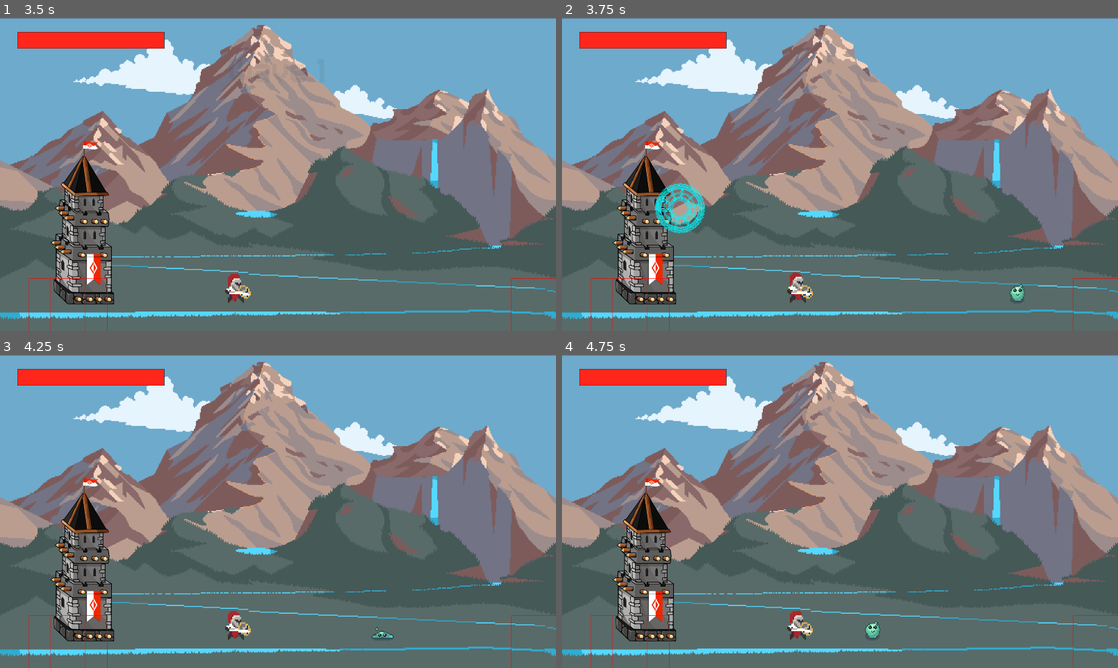
Above: before the commit, frames 1-4 (two rows, left to right).
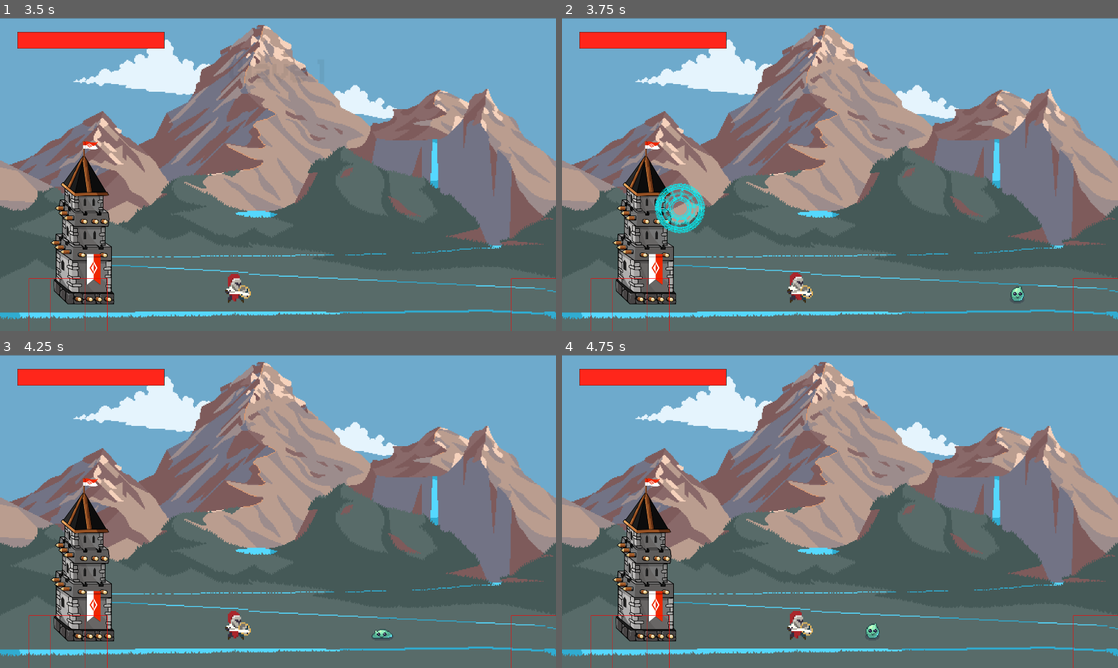
Above: after the commit, the same moments.

Repository: AlexandreBasei/dynamic_defense
Game: Godot game, scene res://scenes/main.tscn
The game is run twice, just before and just after one commit, with the same random seed, the same clock (stepped at 60 frames per second) and the same inputs.
Inputs (mouse positions are in pixels of both pictures, inside the frame that each line leads up to):
- Up to frame 1 (3.5 s): click "Play" at 0.5 s; move the mouse to (400, 158) at 1.27 s; click (400, 158) at 1.35 s; drag from (166, 190) to (83, 230) at 2.02 s; move the mouse to (333, 105) at 2.77 s; click (333, 105) at 2.85 s
- Up to frame 2 (3.75 s): drag from (812, 237) to (673, 127) at 3.52 s
- Up to frame 3 (4.25 s): no input
- Up to frame 4 (4.75 s): move the mouse to (1006, 558) at 4.27 s; click (1006, 558) at 4.35 s

Frame 1 is identical in both runs. In frame 2, less than 0.1% of the frame differs, in the area x 80-84%, y 85-91%; in frame 3, less than 0.1%; in frame 4, less than 0.1%.

Commit message:
animation slime

Diff:
--- a/scenes/mobs/slime_1.tscn
+++ b/scenes/mobs/slime_1.tscn
@@ -1,8 +1,74 @@
-[gd_scene load_steps=21 format=3 uid="uid://b4mkl6u0vblie"]
+[gd_scene load_steps=39 format=3 uid="uid://b4mkl6u0vblie"]
 
 [ext_resource type="Script" uid="uid://buy5hehm6mifu" path="res://scenes/mobs/mobs.gd" id="1_7ijvq"]
 [ext_resource type="Texture2D" uid="uid://b783of3i1v0e7" path="res://art/mobs/Slime1/With_shadow/Slime1_Idle_with_shadow.png" id="1_8sdnu"]
+[ext_resource type="Texture2D" uid="uid://dtbiorvjq13ac" path="res://art/mobs/Slime1/Parts/Slime1_Death_body.png" id="2_ddamu"]
+[ext_resource type="Texture2D" uid="uid://db41svxdx44hh" path="res://art/mobs/Slime1/Parts/Slime1_Attack_body.png" id="2_vs0ea"]
 [ext_resource type="Texture2D" uid="uid://b2d41erajity2" path="res://art/mobs/Slime1/With_shadow/Slime1_Walk_with_shadow.png" id="3_ubyqn"]
+
+[sub_resource type="AtlasTexture" id="AtlasTexture_k23pf"]
+atlas = ExtResource("2_vs0ea")
+region = Rect2(0, 0, 64, 64)
+
+[sub_resource type="AtlasTexture" id="AtlasTexture_p2baf"]
+atlas = ExtResource("2_vs0ea")
+region = Rect2(64, 0, 64, 64)
+
+[sub_resource type="AtlasTexture" id="AtlasTexture_1k3hl"]
+atlas = ExtResource("2_vs0ea")
+region = Rect2(128, 0, 64, 64)
+
+[sub_resource type="AtlasTexture" id="AtlasTexture_umgf0"]
+atlas = ExtResource("2_vs0ea")
+region = Rect2(192, 0, 64, 64)
+
+[sub_resource type="AtlasTexture" id="AtlasTexture_icb14"]
+atlas = ExtResource("2_vs0ea")
+region = Rect2(128, 0, 64, 64)
+
+[sub_resource type="AtlasTexture" id="AtlasTexture_geq6s"]
+atlas = ExtResource("2_vs0ea")
+region = Rect2(64, 0, 64, 64)
+
+[sub_resource type="AtlasTexture" id="AtlasTexture_f21l5"]
+atlas = ExtResource("2_vs0ea")
+region = Rect2(0, 0, 64, 64)
+
+[sub_resource type="AtlasTexture" id="AtlasTexture_ddamu"]
+atlas = ExtResource("2_ddamu")
+region = Rect2(0, 0, 64, 64)
+
+[sub_resource type="AtlasTexture" id="AtlasTexture_vs0ea"]
+atlas = ExtResource("2_ddamu")
+region = Rect2(64, 0, 64, 64)
+
+[sub_resource type="AtlasTexture" id="AtlasTexture_ur6kk"]
+atlas = ExtResource("2_ddamu")
+region = Rect2(128, 0, 64, 64)
+
+[sub_resource type="AtlasTexture" id="AtlasTexture_y37ds"]
+atlas = ExtResource("2_ddamu")
+region = Rect2(192, 0, 64, 64)
+
+[sub_resource type="AtlasTexture" id="AtlasTexture_octde"]
+atlas = ExtResource("2_ddamu")
+region = Rect2(256, 0, 64, 64)
+
+[sub_resource type="AtlasTexture" id="AtlasTexture_x1oey"]
+atlas = ExtResource("2_ddamu")
+region = Rect2(320, 0, 64, 64)
+
+[sub_resource type="AtlasTexture" id="AtlasTexture_jhsls"]
+atlas = ExtResource("2_ddamu")
+region = Rect2(384, 0, 64, 64)
+
+[sub_resource type="AtlasTexture" id="AtlasTexture_eccnc"]
+atlas = ExtResource("2_ddamu")
+region = Rect2(448, 0, 64, 64)
+
+[sub_resource type="AtlasTexture" id="AtlasTexture_hgcjq"]
+atlas = ExtResource("2_ddamu")
+region = Rect2(512, 0, 64, 64)
 
 [sub_resource type="AtlasTexture" id="AtlasTexture_7ijvq"]
 atlas = ExtResource("1_8sdnu")
@@ -62,6 +128,64 @@
 
 [sub_resource type="SpriteFrames" id="SpriteFrames_sn3qh"]
 animations = [{
+"frames": [{
+"duration": 1.0,
+"texture": SubResource("AtlasTexture_k23pf")
+}, {
+"duration": 1.0,
+"texture": SubResource("AtlasTexture_p2baf")
+}, {
+"duration": 1.0,
+"texture": SubResource("AtlasTexture_1k3hl")
+}, {
+"duration": 1.0,
+"texture": SubResource("AtlasTexture_umgf0")
+}, {
+"duration": 1.0,
+"texture": SubResource("AtlasTexture_icb14")
+}, {
+"duration": 1.0,
+"texture": SubResource("AtlasTexture_geq6s")
+}, {
+"duration": 1.0,
+"texture": SubResource("AtlasTexture_f21l5")
+}],
+"loop": false,
+"name": &"attack",
+"speed": 5.0
+}, {
+"frames": [{
+"duration": 0.2,
+"texture": SubResource("AtlasTexture_ddamu")
+}, {
+"duration": 0.2,
+"texture": SubResource("AtlasTexture_vs0ea")
+}, {
+"duration": 0.2,
+"texture": SubResource("AtlasTexture_ur6kk")
+}, {
+"duration": 0.2,
+"texture": SubResource("AtlasTexture_y37ds")
+}, {
+"duration": 0.2,
+"texture": SubResource("AtlasTexture_octde")
+}, {
+"duration": 0.2,
+"texture": SubResource("AtlasTexture_x1oey")
+}, {
+"duration": 0.2,
+"texture": SubResource("AtlasTexture_jhsls")
+}, {
+"duration": 0.2,
+"texture": SubResource("AtlasTexture_eccnc")
+}, {
+"duration": 0.2,
+"texture": SubResource("AtlasTexture_hgcjq")
+}],
+"loop": false,
+"name": &"death",
+"speed": 5.0
+}, {
 "frames": [{
 "duration": 1.0,
 "texture": SubResource("AtlasTexture_7ijvq")
@@ -131,9 +255,10 @@
 [node name="AnimatedSprite2D" type="AnimatedSprite2D" parent="."]
 texture_filter = 1
 sprite_frames = SubResource("SpriteFrames_sn3qh")
-animation = &"moving"
+animation = &"attack"
 autoplay = "moving"
-frame_progress = 0.8543152
+frame = 6
+frame_progress = 1.0
 
 [node name="CollisionShape2D" type="CollisionShape2D" parent="."]
 shape = SubResource("CapsuleShape2D_8sdnu")
--- a/scenes/mobs/slime_2.tscn
+++ b/scenes/mobs/slime_2.tscn
@@ -1,7 +1,98 @@
-[gd_scene load_steps=14 format=3 uid="uid://bm585jy0sxsa4"]
+[gd_scene load_steps=39 format=3 uid="uid://bm585jy0sxsa4"]
 
 [ext_resource type="Script" uid="uid://buy5hehm6mifu" path="res://scenes/mobs/mobs.gd" id="1_ypwvt"]
 [ext_resource type="Texture2D" uid="uid://bmlkrsy0o5al1" path="res://art/mobs/Slime2/With_shadow/Slime2_Walk_with_shadow.png" id="2_u3t3y"]
+[ext_resource type="Texture2D" uid="uid://btqvhg1n6ows" path="res://art/mobs/Slime2/Parts/Slime2_Death_body.png" id="2_ypwvt"]
+[ext_resource type="Texture2D" uid="uid://b46ve7t8533jj" path="res://art/mobs/Slime2/Parts/Slime2_Hurt_body.png" id="3_wemqa"]
+[ext_resource type="Texture2D" uid="uid://bpp700djos1o2" path="res://art/mobs/Slime2/Parts/Slime2_Hurt.png" id="4_i1fr3"]
+
+[sub_resource type="AtlasTexture" id="AtlasTexture_wn6um"]
+atlas = ExtResource("2_ypwvt")
+region = Rect2(0, 0, 64, 64)
+
+[sub_resource type="AtlasTexture" id="AtlasTexture_gpjgs"]
+atlas = ExtResource("2_ypwvt")
+region = Rect2(64, 0, 64, 64)
+
+[sub_resource type="AtlasTexture" id="AtlasTexture_g61uk"]
+atlas = ExtResource("2_ypwvt")
+region = Rect2(128, 0, 64, 64)
+
+[sub_resource type="AtlasTexture" id="AtlasTexture_3cf5r"]
+atlas = ExtResource("2_ypwvt")
+region = Rect2(64, 0, 64, 64)
+
+[sub_resource type="AtlasTexture" id="AtlasTexture_qmkl1"]
+atlas = ExtResource("2_ypwvt")
+region = Rect2(0, 0, 64, 64)
+
+[sub_resource type="AtlasTexture" id="AtlasTexture_sdf1c"]
+atlas = ExtResource("2_ypwvt")
+region = Rect2(0, 0, 64, 64)
+
+[sub_resource type="AtlasTexture" id="AtlasTexture_nnx6l"]
+atlas = ExtResource("2_ypwvt")
+region = Rect2(64, 0, 64, 64)
+
+[sub_resource type="AtlasTexture" id="AtlasTexture_vqiqf"]
+atlas = ExtResource("2_ypwvt")
+region = Rect2(128, 0, 64, 64)
+
+[sub_resource type="AtlasTexture" id="AtlasTexture_e88mp"]
+atlas = ExtResource("2_ypwvt")
+region = Rect2(192, 0, 64, 64)
+
+[sub_resource type="AtlasTexture" id="AtlasTexture_ib6es"]
+atlas = ExtResource("2_ypwvt")
+region = Rect2(256, 0, 64, 64)
+
+[sub_resource type="AtlasTexture" id="AtlasTexture_b4seg"]
+atlas = ExtResource("2_ypwvt")
+region = Rect2(320, 0, 64, 64)
+
+[sub_resource type="AtlasTexture" id="AtlasTexture_8g1gq"]
+atlas = ExtResource("2_ypwvt")
+region = Rect2(384, 0, 64, 64)
+
+[sub_resource type="AtlasTexture" id="AtlasTexture_lc0s8"]
+atlas = ExtResource("2_ypwvt")
+region = Rect2(448, 0, 64, 64)
+
+[sub_resource type="AtlasTexture" id="AtlasTexture_oclfh"]
+atlas = ExtResource("2_ypwvt")
+region = Rect2(512, 0, 64, 64)
+
+[sub_resource type="AtlasTexture" id="AtlasTexture_b3e5w"]
+atlas = ExtResource("3_wemqa")
+region = Rect2(0, 0, 64, 64)
+
+[sub_resource type="AtlasTexture" id="AtlasTexture_5cyfy"]
+atlas = ExtResource("3_wemqa")
+region = Rect2(64, 0, 64, 64)
+
+[sub_resource type="AtlasTexture" id="AtlasTexture_0op1a"]
+atlas = ExtResource("4_i1fr3")
+region = Rect2(64, 0, 64, 64)
+
+[sub_resource type="AtlasTexture" id="AtlasTexture_2ut2f"]
+atlas = ExtResource("3_wemqa")
+region = Rect2(128, 0, 64, 64)
+
+[sub_resource type="AtlasTexture" id="AtlasTexture_52ygu"]
+atlas = ExtResource("4_i1fr3")
+region = Rect2(128, 0, 64, 64)
+
+[sub_resource type="AtlasTexture" id="AtlasTexture_qxh48"]
+atlas = ExtResource("3_wemqa")
+region = Rect2(192, 0, 64, 64)
+
+[sub_resource type="AtlasTexture" id="AtlasTexture_20q15"]
+atlas = ExtResource("4_i1fr3")
+region = Rect2(192, 0, 64, 64)
+
+[sub_resource type="AtlasTexture" id="AtlasTexture_4omtt"]
+atlas = ExtResource("3_wemqa")
+region = Rect2(256, 0, 64, 64)
 
 [sub_resource type="AtlasTexture" id="AtlasTexture_ypwvt"]
 atlas = ExtResource("2_u3t3y")
@@ -37,6 +128,87 @@
 
 [sub_resource type="SpriteFrames" id="SpriteFrames_sdf1c"]
 animations = [{
+"frames": [{
+"duration": 1.0,
+"texture": SubResource("AtlasTexture_wn6um")
+}, {
+"duration": 1.0,
+"texture": SubResource("AtlasTexture_gpjgs")
+}, {
+"duration": 1.0,
+"texture": SubResource("AtlasTexture_g61uk")
+}, {
+"duration": 1.0,
+"texture": SubResource("AtlasTexture_3cf5r")
+}, {
+"duration": 1.0,
+"texture": SubResource("AtlasTexture_qmkl1")
+}],
+"loop": true,
+"name": &"attack",
+"speed": 5.0
+}, {
+"frames": [{
+"duration": 0.2,
+"texture": SubResource("AtlasTexture_sdf1c")
+}, {
+"duration": 0.2,
+"texture": SubResource("AtlasTexture_nnx6l")
+}, {
+"duration": 0.2,
+"texture": SubResource("AtlasTexture_vqiqf")
+}, {
+"duration": 0.2,
+"texture": SubResource("AtlasTexture_e88mp")
+}, {
+"duration": 0.2,
+"texture": SubResource("AtlasTexture_ib6es")
+}, {
+"duration": 0.2,
+"texture": SubResource("AtlasTexture_b4seg")
+}, {
+"duration": 0.2,
+"texture": SubResource("AtlasTexture_8g1gq")
+}, {
+"duration": 0.2,
+"texture": SubResource("AtlasTexture_lc0s8")
+}, {
+"duration": 0.2,
+"texture": SubResource("AtlasTexture_oclfh")
+}],
+"loop": false,
+"name": &"death",
+"speed": 5.0
+}, {
+"frames": [{
+"duration": 1.0,
+"texture": SubResource("AtlasTexture_b3e5w")
+}, {
+"duration": 1.0,
+"texture": SubResource("AtlasTexture_5cyfy")
+}, {
+"duration": 1.0,
+"texture": SubResource("AtlasTexture_0op1a")
+}, {
+"duration": 1.0,
+"texture": SubResource("AtlasTexture_2ut2f")
+}, {
+"duration": 1.0,
+"texture": SubResource("AtlasTexture_52ygu")
+}, {
+"duration": 1.0,
+"texture": SubResource("AtlasTexture_qxh48")
+}, {
+"duration": 1.0,
+"texture": SubResource("AtlasTexture_20q15")
+}, {
+"duration": 1.0,
+"texture": SubResource("AtlasTexture_4omtt")
+}],
+"loop": false,
+"name": &"hurt",
+"speed": 5.0
+}, {
 "frames": [{
 "duration": 1.0,
 "texture": SubResource("AtlasTexture_ypwvt")
@@ -85,9 +257,8 @@
 [node name="AnimatedSprite2D" type="AnimatedSprite2D" parent="."]
 texture_filter = 1
 sprite_frames = SubResource("SpriteFrames_sdf1c")
-animation = &"moving"
+animation = &"attack"
 autoplay = "moving"
-frame_progress = 0.17812693
 
 [node name="CollisionShape2D" type="CollisionShape2D" parent="."]
 shape = SubResource("CapsuleShape2D_8sdnu")
